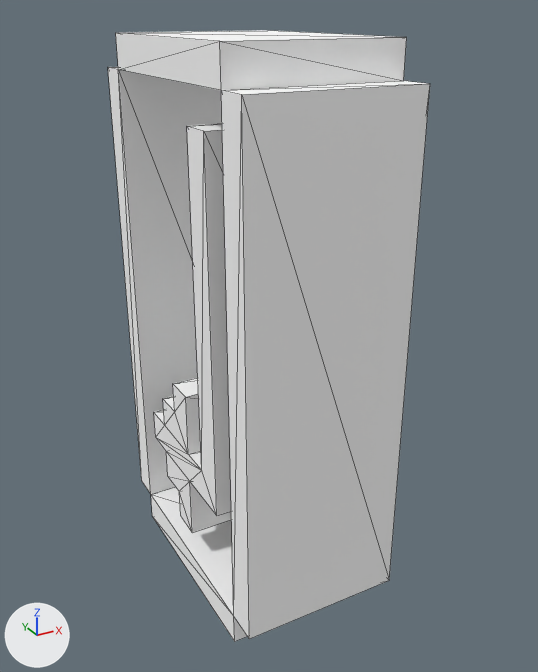
Renders of the OBJ model Kakuto/Assets/Sprites/Background/City/SideBuildings1/SideBuildings1-5.obj from each side of a commit.
Before and after are seen from a 50 mm camera at (-0.981, -1.897, 0.913) aimed at (0.044, -0.033, -0.019). Arrows for +X, +Y and +Z are at lower left; the lights stay in place. Mesh edges are drawn as thin lines. Where no turn or scale is listed for an object, it has been applied to the vertices. Vertices at the same position are counted once.

Objects in the first picture: 'Untitled'.
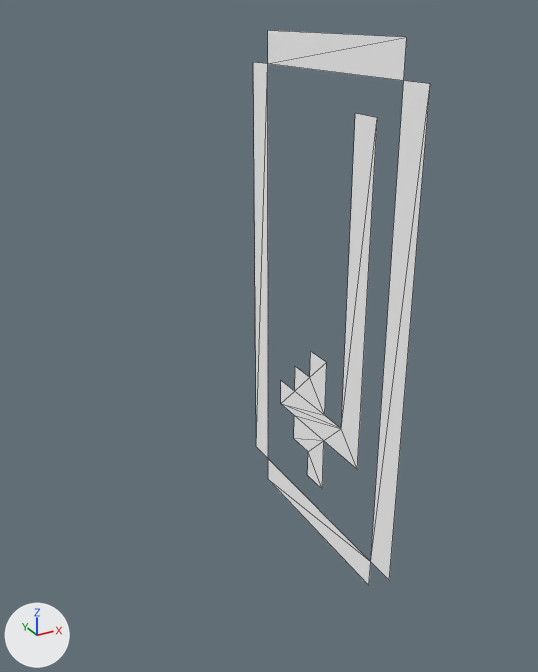
Pixel boxes (x1, y1, x2, y2) of what changed, in the pictures (538 x 672 px):
'Untitled', reshaped (45% narrower, 9% shorter)
    before: (108, 30, 430, 642)
    after: (253, 30, 430, 585)
part 1 of me_untitled, deleted
    before: (108, 30, 430, 642)

Diff of the bpy script that builds the scene:
```diff
--- a/Kakuto/Assets/Sprites/Background/City/SideBuildings1/SideBuildings1-5.obj.py
+++ b/Kakuto/Assets/Sprites/Background/City/SideBuildings1/SideBuildings1-5.obj.py
@@ me_untitled @@
 # used by ob_untitled; location = (0.0, 0.0, 0.0)
-me_untitled.from_pydata(...)  # 60 vertices, 116 faces; spans x -0.25..0.25, y -0.45..0.45, z -0.85..0.85
+me_untitled.from_pydata(...)  # 30 vertices, 24 faces; spans x 0.25, y -0.45..0.45, z -0.85..0.85
+# me_untitled part 1
+# 30 vertices are removed from x -0.25, y -0.45..0.45, z -0.85..0.85
+# 92 faces are deleted
 me_untitled.materials.append(mat_palette)
```
